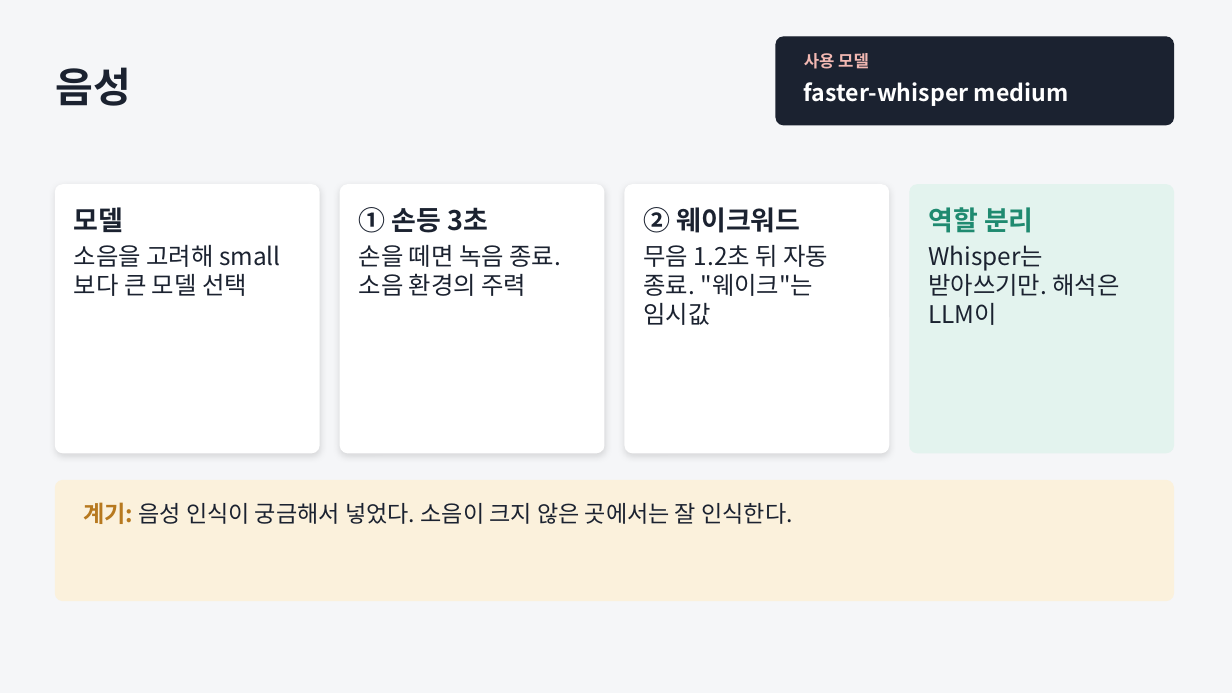
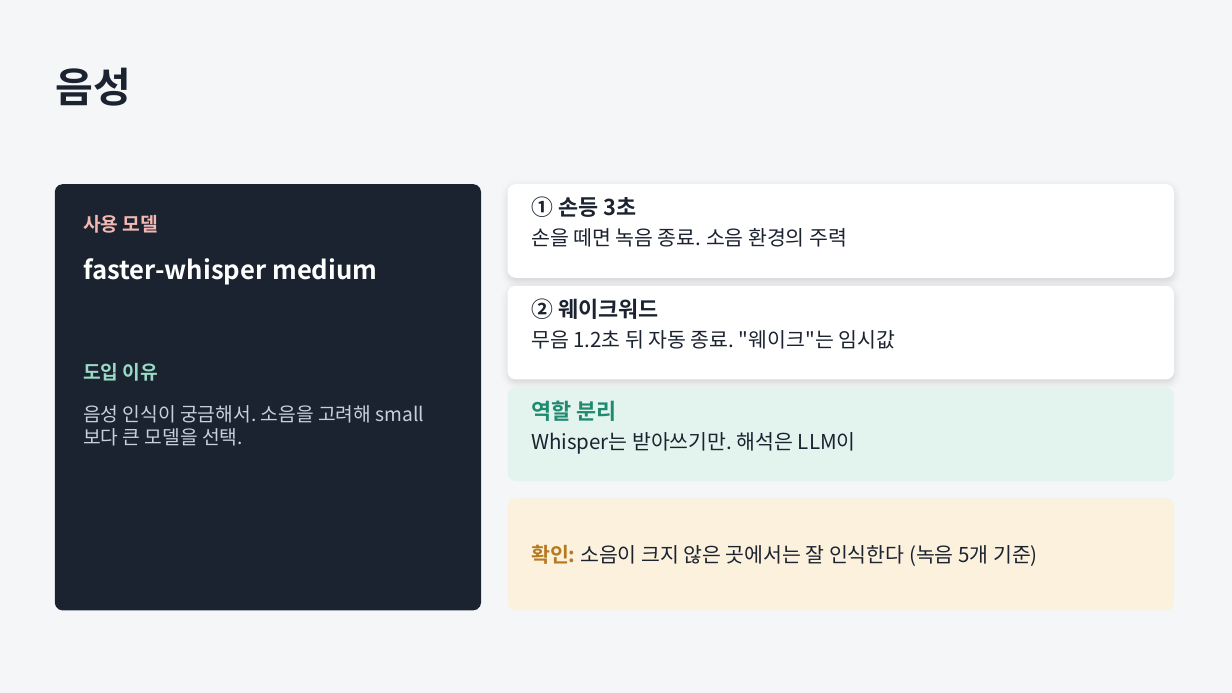
Before and after one commit to JungUH-0/JungPra, a slide deck: slide 9 of pythonpra/myproject/ppt/assistant_process.pptx. Drawn at 1232x693 pixels with LibreOffice and Linux fonts; fonts in the diff are those of the drawing. Boxes give left, top, right and bottom in pixels: in the first picture for what was removed or moved away, otherwise in the second. Text is boxed around its words. In the diff, an @@ line names an element or a change of style, - is before the commit and + after.

```diff
--- a/pythonpra/myproject/ppt/assistant_process.pptx
+++ b/pythonpra/myproject/ppt/assistant_process.pptx
@@ rounded rectangle: place and size @@
-rounded rectangle at <box>776,37,1174,125</box>
+rounded rectangle at <box>55,185,481,610</box>
@@ rounded rectangle removed at <box>55,185,319,453</box> @@
@@ proportions changed in 5 elements at <box>508,499,1174,610</box>, <box>508,287,1174,379</box>, <box>55,185,481,610</box>, <box>508,388,1174,481</box>, <box>508,185,1174,277</box> @@
@@ rounded rectangle: place and size @@
-rounded rectangle at <box>340,185,604,453</box>
+rounded rectangle at <box>508,185,1174,277</box>
@@ text "① 손등 3초": place and size @@
-text "① 손등 3초" at <box>359,207,561,296</box>
+text "① 손등 3초" at <box>531,196,847,247</box>
@@ text "① 손등 3초" at <box>531,196,847,247</box>: size 21 to 17 pt in "① 손등 3초"; size 19 to 16 pt in "손을 떼면 녹음 종료. 소음 환경의 주력" @@
@@ text "사용 모델": place and size @@
-text "사용 모델" at <box>804,53,869,69</box>
+text "사용 모델" at <box>83,215,158,233</box>
@@ text "사용 모델" at <box>83,215,158,233</box>: size 13 to 15 pt @@
@@ text "faster-whisper medium": place and size @@
-text "faster-whisper medium" at <box>804,82,1069,106</box>
+text "faster-whisper medium" at <box>83,258,377,285</box>
@@ text "faster-whisper medium" at <box>83,258,377,285</box>: size 18 to 20 pt @@
@@ rounded rectangle: place and size @@
-rounded rectangle at <box>625,185,888,453</box>
+rounded rectangle at <box>508,287,1174,379</box>
@@ text "② 웨이크워드": place and size @@
-text "② 웨이크워드" at <box>644,207,828,325</box>
+text "② 웨이크워드" at <box>531,298,895,349</box>
@@ text "② 웨이크워드" at <box>531,298,895,349</box>: size 21 to 17 pt in "② 웨이크워드"; size 19 to 16 pt in "무음 1.2초 뒤 자동 종료. "웨이크"는 임시값" @@
@@ text added at <box>83,363,158,381</box>, 15 pt, text #9ADBC6, bold @@
+도입 이유
@@ rounded rectangle: place and size @@
-rounded rectangle at <box>910,185,1174,453</box>
+rounded rectangle at <box>508,388,1174,481</box>
@@ text at <box>83,405,371,446</box>: text changed; size 19 to 15 pt; text colour #1B2230 to #C9D0DD @@
-모델
-소음을 고려해 small보다 큰 모델 선택
+음성 인식이 궁금해서. 소음을 고려해 small보다 큰 모델을 선택.
@@ text "역할 분리": place and size @@
-text "역할 분리" at <box>928,207,1120,325</box>
+text "역할 분리" at <box>531,400,856,454</box>
@@ text "역할 분리" at <box>531,400,856,454</box>: size 21 to 17 pt in "역할 분리"; size 19 to 16 pt in "Whisper는 받아쓰기만. 해석은 LLM이" @@
@@ rounded rectangle: place and size @@
-rounded rectangle at <box>55,481,1174,601</box>
+rounded rectangle at <box>508,499,1174,610</box>
@@ text "확인: 소음이 크지 않은 곳에서는 ..." at <box>531,544,1038,566</box>: vertical alignment top to middle @@
@@ text at <box>531,544,1038,566</box>: text changed; size 18 to 16 pt @@
-계기: 음성 인식이 궁금해서 넣었다. 소음이 크지 않은 곳에서는 잘 인식한다.
+확인: 소음이 크지 않은 곳에서는 잘 인식한다 (녹음 5개 기준)
```
Also in this commit, not shown: 3 other slides changed, 3 other files.
